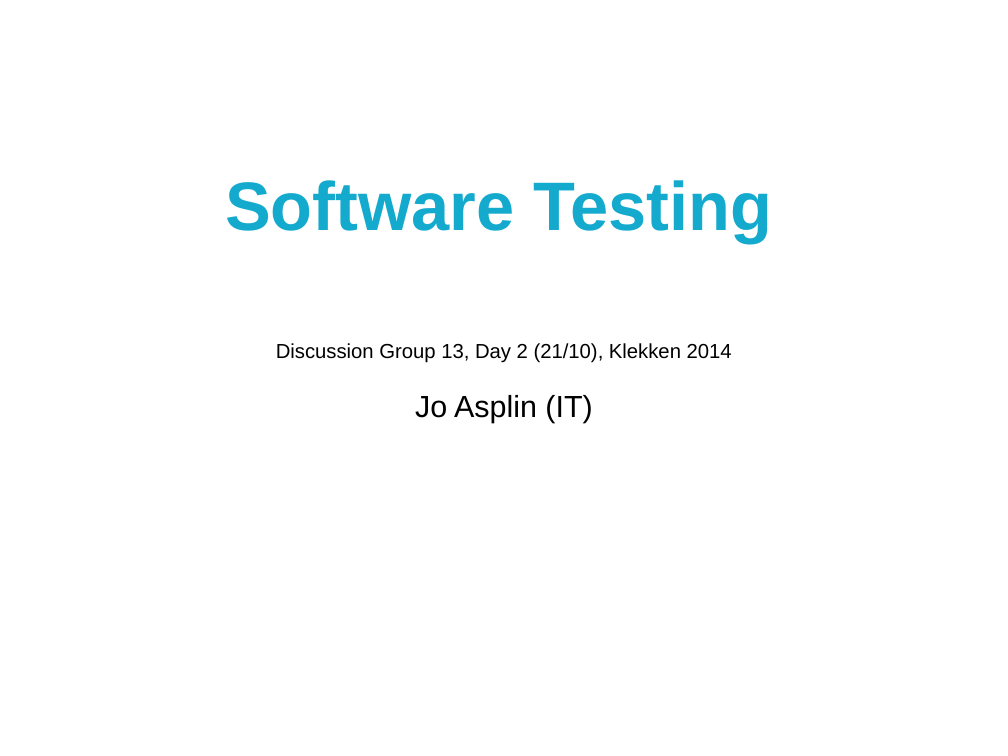
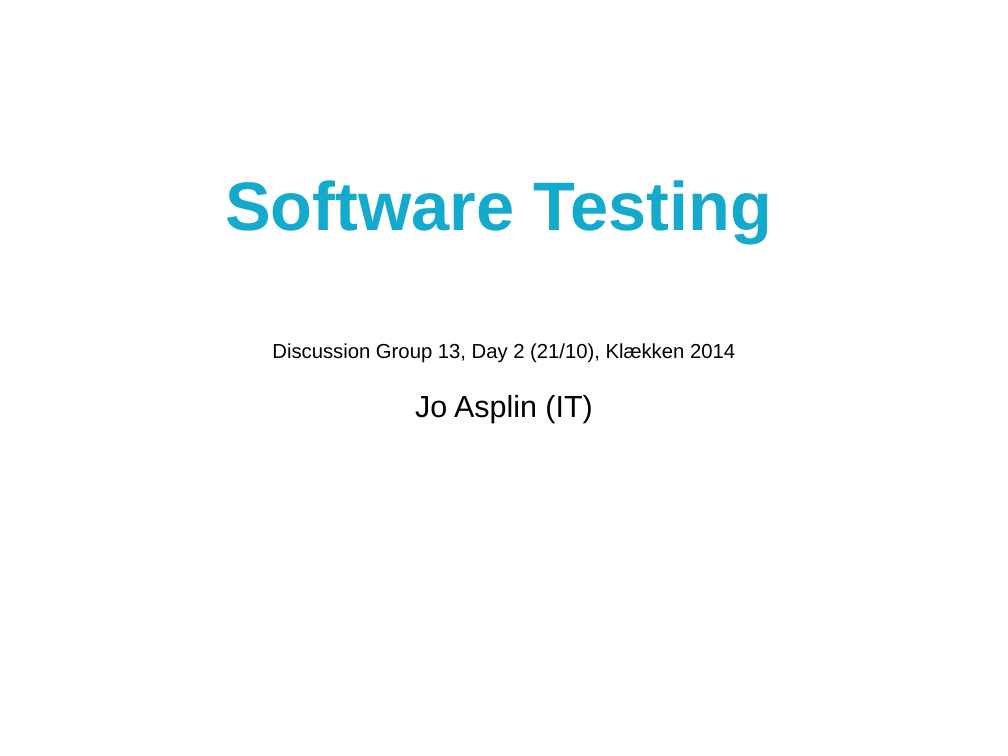
Before and after one commit to metno/mgp, a slide deck: slide 1 of klekken_2014/sw-testing/sw-testing.odp. Drawn at 1008x756 pixels with LibreOffice and Linux fonts; fonts in the diff are those of the drawing; background and template pictures are left out. Boxes give left, top, right and bottom in pixels: in the first picture for what was removed or moved away, otherwise in the second. Text is boxed around its words. In the diff, an @@ line names an element or a change of style, - is before the commit and + after.

```diff
--- a/klekken_2014/sw-testing/sw-testing.odp
+++ b/klekken_2014/sw-testing/sw-testing.odp
@@ text at [272,343,735,363]: text changed @@
-Discussion Group 13, Day 2 (21/10), Klekken 2014
+Discussion Group 13, Day 2 (21/10), Klækken 2014
```
Also in this commit, not shown: 4 other slides changed, 4 slides added, 3 slides removed.
